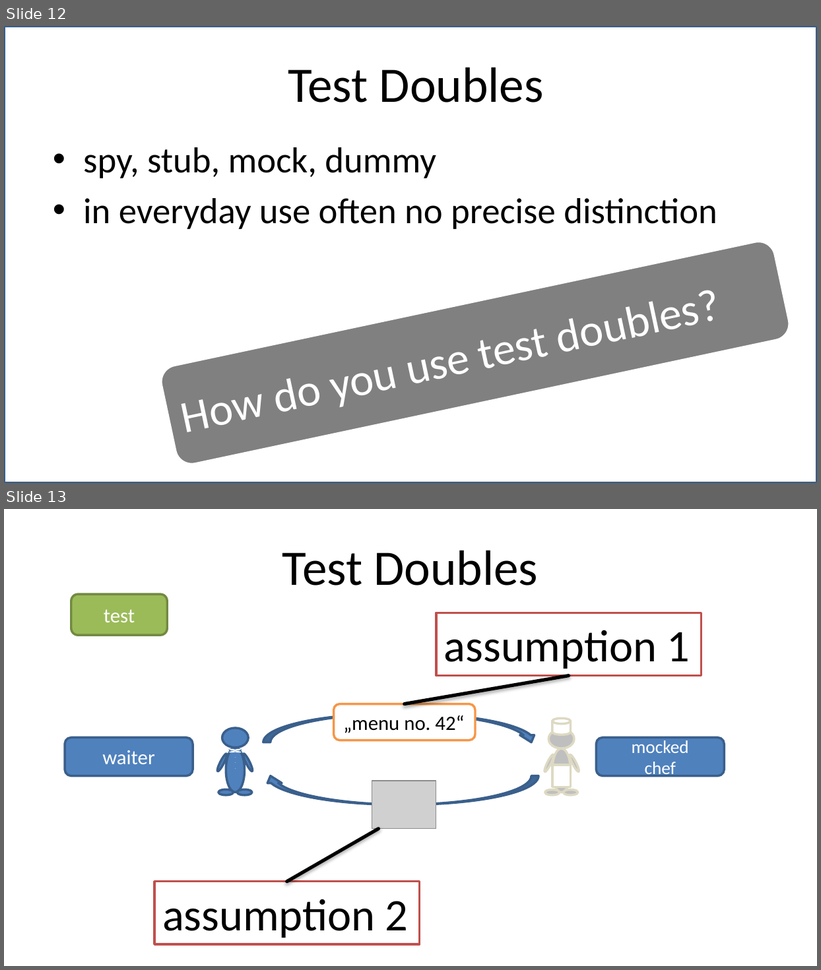
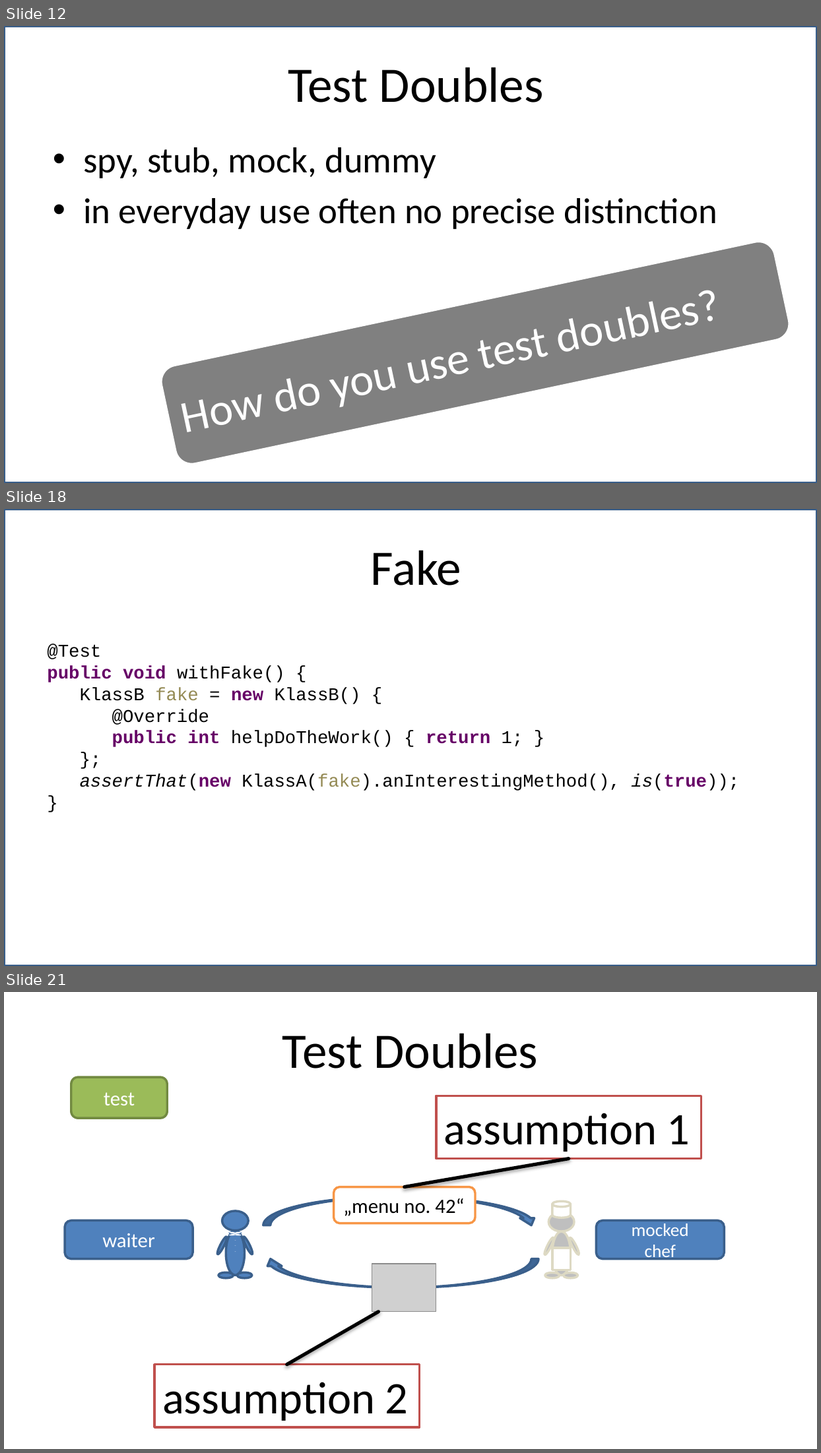
Before and after one commit to robindanzinger/chado_presentation, a slide deck: chadojs - who is testing the mocks - 16zu9.pptx. Shown one above the other, each under a label of ours: slides 12 and 13 before the commit, slides 12, 18 and 21 after it; the slides between them are not shown. The pictures are 821x970 and 821x1453 pixels, drawn with LibreOffice and Linux fonts; fonts in the diff are those of the drawing; grey boxes stand for pictures. Boxes give left, top, right and bottom in pixels: in the first picture for what was removed or moved away, otherwise in the second. Text is boxed around its words. In the diff, an @@ line names an element or a change of style, - is before the commit and + after.

Commit message:
added test double slides

```diff
--- a/chadojs - who is testing the mocks - 16zu9.pptx
+++ b/chadojs - who is testing the mocks - 16zu9.pptx
@@ slide 18 added at bbox=[4, 509, 817, 966], background #FFFFFF @@
@@ rectangle added at bbox=[4, 509, 817, 966], fill #FFFFFF at 74% opacity, outline #3A5F8C 2 pt @@
@@ title added at bbox=[370, 550, 461, 586], 44 pt, text #000000 @@
+Fake
@@ text added at bbox=[47, 644, 739, 791], 16 pt, text #000000 @@
+@Test
+public void withFake() {
+KlassB fake = new KlassB() {
+@Override
+public int helpDoTheWork() { return 1; }
+};
+assertThat(new KlassA(fake).anInterestingMethod(), is(true));
+}
@@ what was slide 13 is now slide 21 @@
```
Also in this commit, not shown: 7 other slides added.
